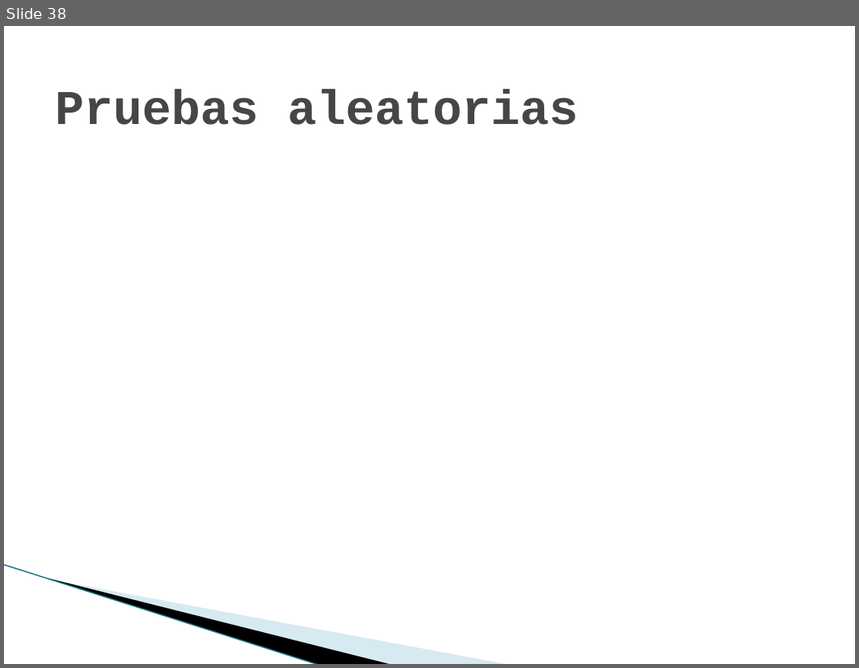
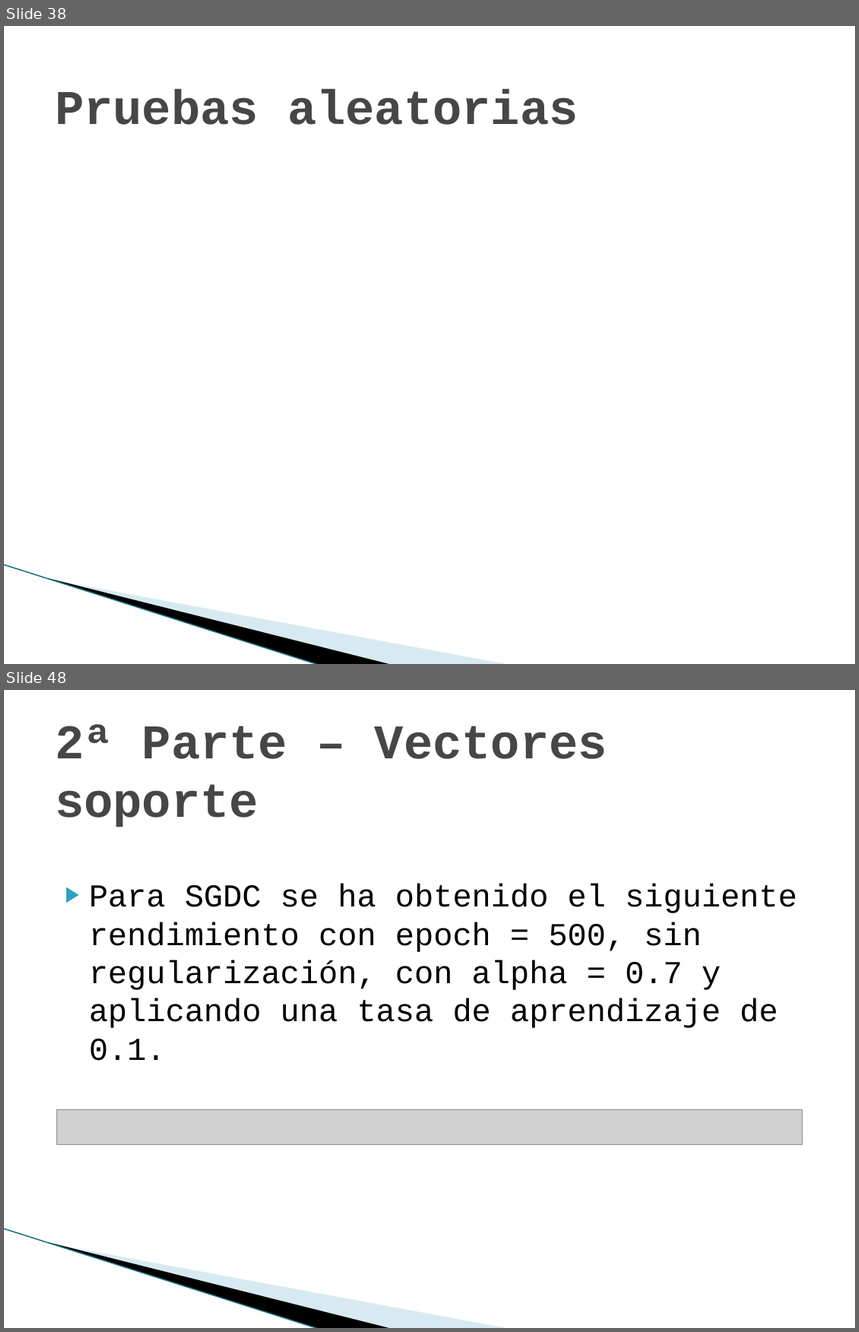
Before and after one commit to joapingut/aia-1718-t3, a slide deck: presentacion3.pptx. Shown one above the other, each under a label of ours: slide 38 before the commit, slides 38 and 48 after it; the slides between them are not shown. The pictures are 859x668 and 859x1332 pixels, drawn with LibreOffice and Linux fonts; fonts in the diff are those of the drawing; grey boxes stand for pictures; background and template pictures are left out. Boxes give left, top, right and bottom in pixels: in the first picture for what was removed or moved away, otherwise in the second. Text is boxed around its words. In the diff, an @@ line names an element or a change of style, - is before the commit and + after.

```diff
--- a/presentacion3.pptx
+++ b/presentacion3.pptx
@@ slide 48 added at <box>4,690,855,1328</box>, background #FFFFFF; not listed: 3 template elements that a slide beside it also shows @@
@@ title added at <box>55,724,607,828</box>, 41 pt, text #464646, bold @@
+2ª Parte – Vectores soporte
@@ text added at <box>89,884,797,1061</box>, 27 pt, text #000000 @@
+▶ Para SGDC se ha obtenido el siguiente rendimiento con epoch = 500, sin regularización, con alpha = 0.7 y aplicando una tasa de aprendizaje de 0.1.
@@ picture added at <box>56,1110,803,1144</box> @@
```
Also in this commit, not shown: 1 slide changed, 13 other slides added.
